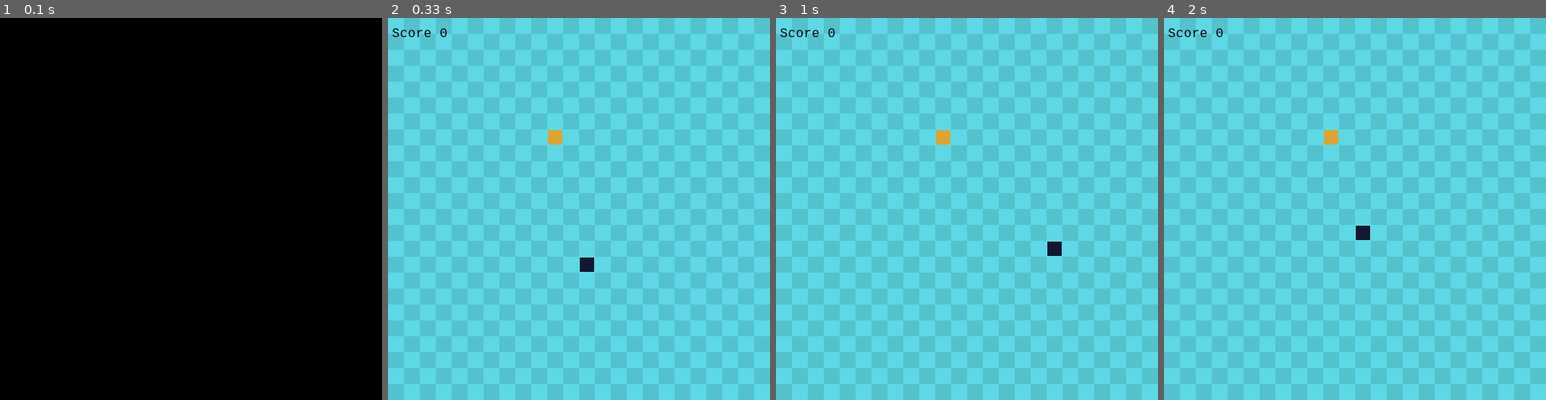
Above: before the commit, frames 1-4 (left to right).
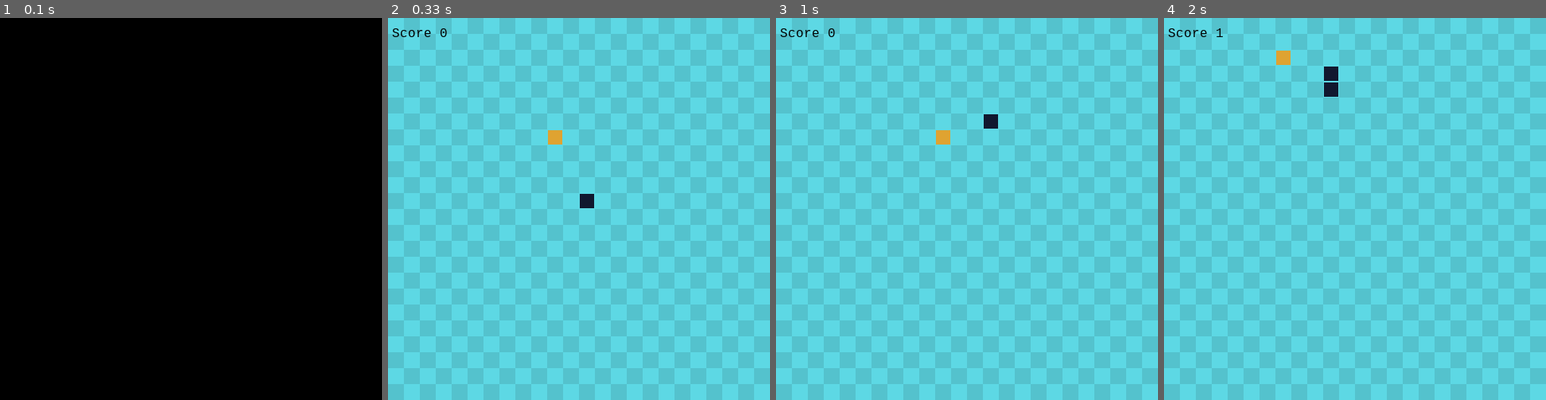
Above: after the commit, the same moments.

Repository: Dev91100/Automated_Snake_Game
Game: pygame game, started from pygame/OriginalSnakePygame.py
Same seed, same stepped clock (60 frames per second), same inputs: the game is played once before the commit and once after it.
Inputs:
- Up to frame 1 (0.1 s): no input
- Up to frame 2 (0.33 s): no input
- Up to frame 3 (1 s): hold Right 0.33-0.8 s; hold Up from 0.83 s (still down)
- Up to frame 4 (2 s): release Up at 1.13 s; hold Right 1.17-1.63 s

Frame 1 is identical in both runs. In frame 2, 0.3% of the frame differs, in the area x 50-54%, y 46-67%; in frame 3, 0.3%; in frame 4, 0.7%, in the area x 13-54%, y 2-59%.

Commit message:
🤙🏻Goal-based works with some bugs
🐞Goes straight if food is right behind snake
🐞Cannot turn after eating if food is at the border

Diff:
--- a/pygame/OriginalSnakePygame.py
+++ b/pygame/OriginalSnakePygame.py
@@ -27,16 +27,13 @@
         cur = self.get_head_position()
         x,y = self.direction
         new = (((cur[0]+(x*gridsize))%screen_width), (cur[1]+(y*gridsize))%screen_height)
-        print(cur[0])
+        # print(cur)
 
         #When snake collides with itself
         if len(self.positions) > 2 and new in self.positions[2:]:
-            print(new)
+            print("self collision")
             self.reset()
-
-        # if (new[0] in self.positions == (screen_width - grid_width)) or (new[1] in self.positions == (screen_height - grid_height)):
-        #     print("touched barrier")
-
+        #When snake touches a barrier
         elif (cur[0] == (screen_width - gridsize) or (cur[0] == 0)) or (cur[1] == (screen_height - gridsize) or (cur[1] == 0)):
             print("touched barrier")
             self.reset()
@@ -76,10 +73,13 @@
     def __init__(self):
         self.position = (0,0)
         self.color = (223, 163, 49)
-        self.randomize_position()
+
+        while (self.position[0] == 0 or self.position[1] == 0 or self.position[0] == screen_width or self.position[0] == screen_height):
+            self.randomize_position()
 
     def randomize_position(self):
-        self.position = (random.randint(0, grid_width-1)*gridsize, random.randint(0, grid_height-1)*gridsize)
+        self.position = (random.randint(0, grid_width-3)*gridsize, random.randint(0, grid_height-3)*gridsize)
+        print(self.position)
 
     def draw(self, surface):
         r = pygame.Rect((self.position[0], self.position[1]), (gridsize, gridsize))
@@ -118,8 +118,7 @@
     surface = surface.convert()
     drawGrid(surface)
 
-    snake = Snake()
-    food = Food()
+
 
     myfont = pygame.font.SysFont("monospace",16)
 
@@ -137,6 +136,37 @@
         screen.blit(surface, (0,0))
         text = myfont.render("Score {0}".format(snake.score), 1, (0,0,0))
         screen.blit(text, (5,10))
+        snake.turn(GOAL_BASED_AGENT(snake.get_head_position()))
         pygame.display.update()
 
+# percept => current location of snake
+# state =>
+# goal => location of food
+# rules => x and y coordinates must match
+# action => last movement?
+
+def GOAL_BASED_AGENT(current_location):
+    goal = food.position
+    action = up
+
+    if (goal[0] != current_location[0]):
+        if (goal[0] > current_location[0]):
+            action = right
+        elif (goal[0] < current_location[0]):
+            action = left
+    # else:
+    #     action = random.choice([left, right])
+
+    if (goal[1] != current_location[1]):
+        if (goal[1] > current_location[1]):
+            action = down
+        elif (goal[1] < current_location[1]):
+            action = up
+    # else:
+    #     action = random.choice([up, down])
+
+    return action
+
+snake = Snake()
+food = Food()
 main()
